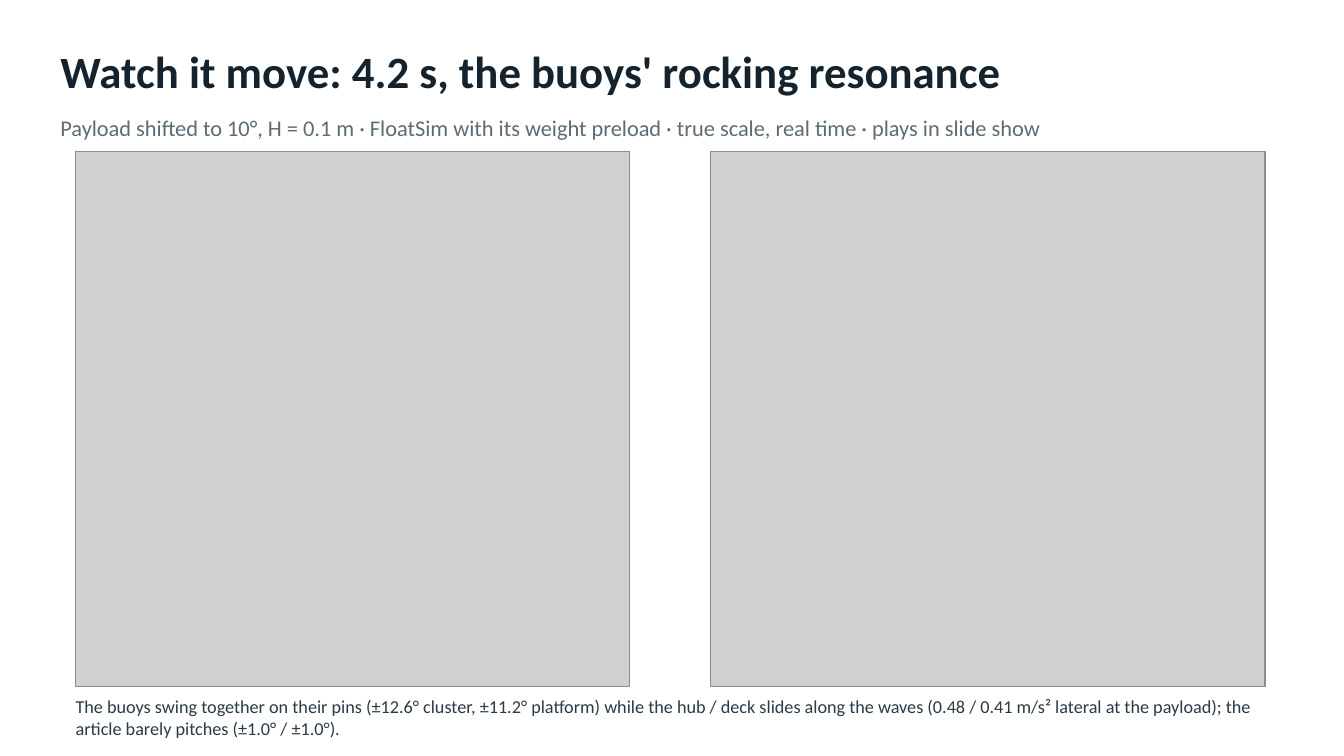
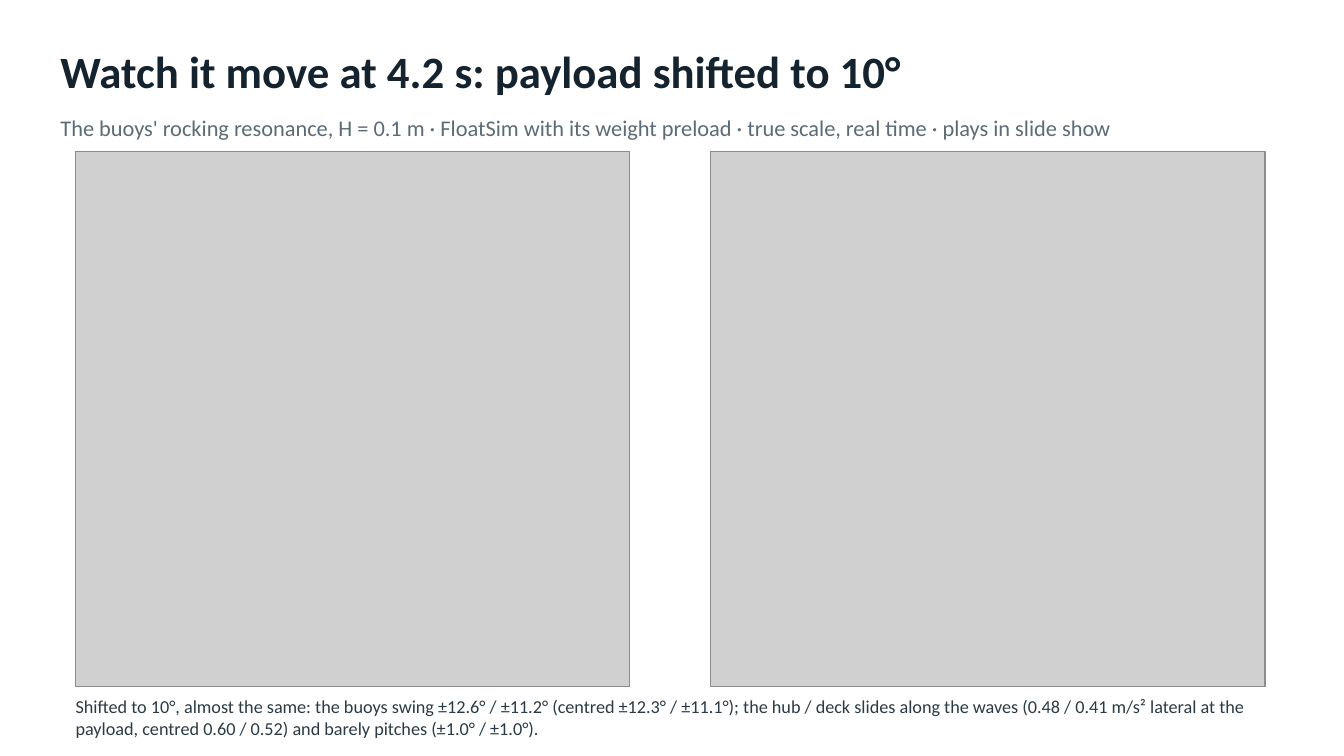
Before and after one commit to xabi80/HSP, a slide deck: slide 13 of studies/Payload_tilt_in_waves.pptx (slide 11 before the commit). Drawn at 1344x756 pixels with LibreOffice and Linux fonts; fonts in the diff are those of the drawing; grey boxes stand for pictures. Boxes give left, top, right and bottom in pixels: in the first picture for what was removed or moved away, otherwise in the second. Text is boxed around its words. In the diff, an @@ line names an element or a change of style, - is before the commit and + after.

```diff
--- a/studies/Payload_tilt_in_waves.pptx
+++ b/studies/Payload_tilt_in_waves.pptx
@@ text at (60,56,901,95): text changed @@
-Watch it move: 4.2 s, the buoys' rocking resonance
+Watch it move at 4.2 s: payload shifted to 10°
@@ text at (60,120,1110,140): text changed @@
-Payload shifted to 10°, H = 0.1 m · FloatSim with its weight preload · true scale, real time · plays in slide show
+The buoys' rocking resonance, H = 0.1 m · FloatSim with its weight preload · true scale, real time · plays in slide show
@@ text at (76,699,1244,738): text changed @@
-The buoys swing together on their pins (±12.6° cluster, ±11.2° platform) while the hub / deck slides along the waves (0.48 / 0.41 m/s² lateral at the payload); the article barely pitches (±1.0° / ±1.0°).
+Shifted to 10°, almost the same: the buoys swing ±12.6° / ±11.2° (centred ±12.3° / ±11.1°); the hub / deck slides along the waves (0.48 / 0.41 m/s² lateral at the payload, centred 0.60 / 0.52) and barely pitches (±1.0° / ±1.0°).
```
Also in this commit, not shown: 1 other slide changed, 2 slides added, 13 other files.
